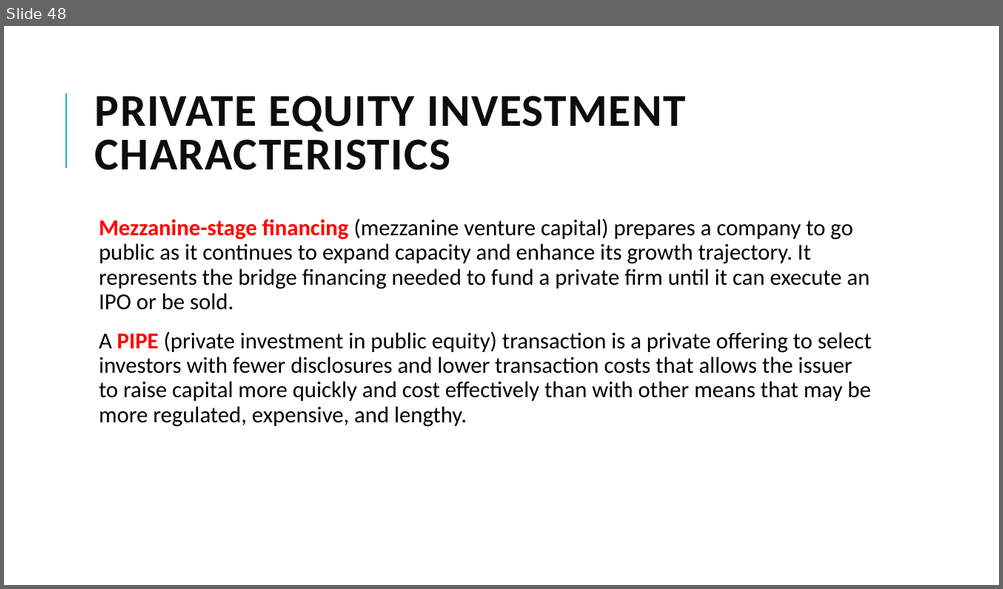
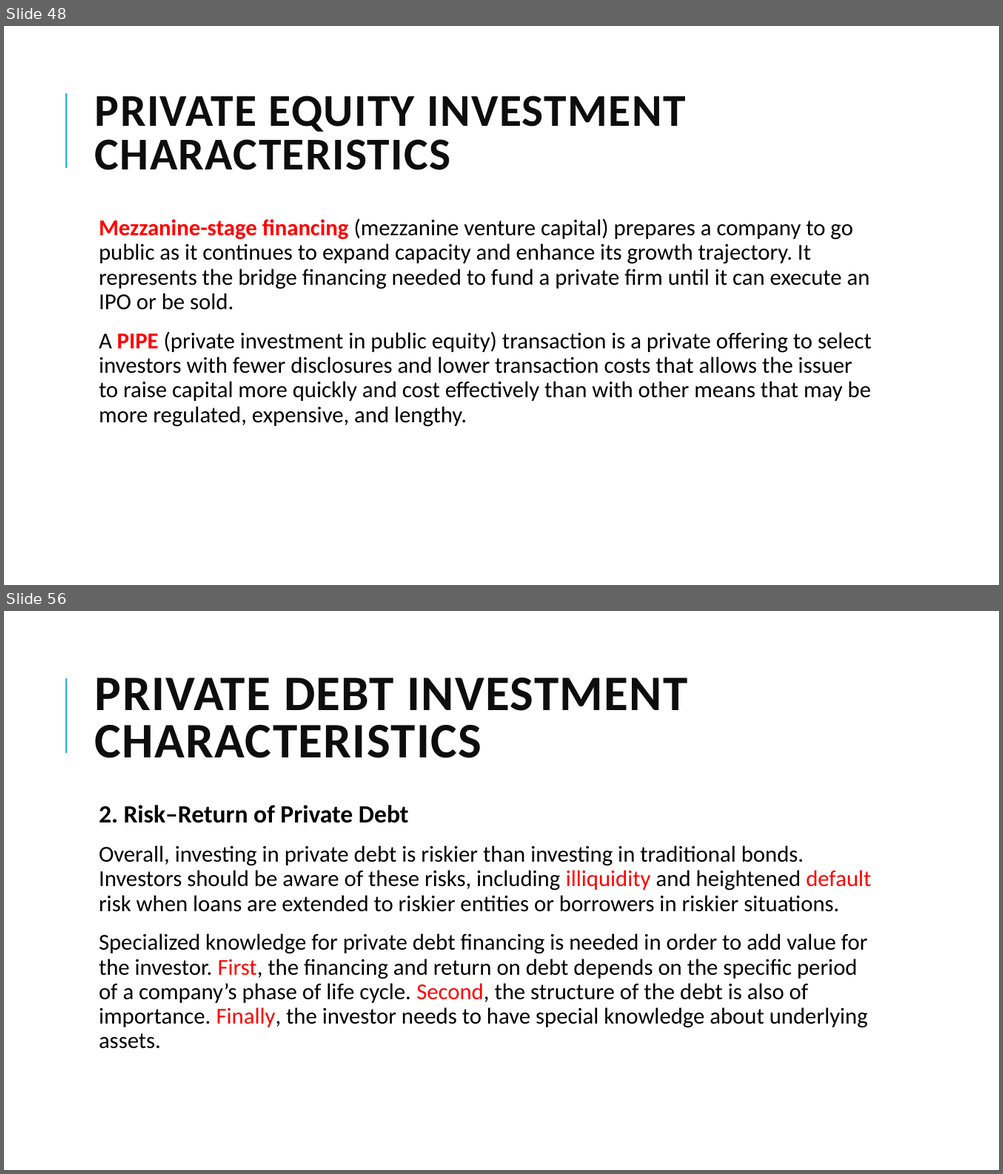
Before and after one commit to Isco0530/data, a slide deck: 2024Alternative.pptx. Shown one above the other, each under a label of ours: slide 48 before the commit, slides 48 and 56 after it; the slides between them are not shown. The pictures are 1003x589 and 1003x1174 pixels, drawn with LibreOffice and Linux fonts; fonts in the diff are those of the drawing. Boxes give left, top, right and bottom in pixels: in the first picture for what was removed or moved away, otherwise in the second. Text is boxed around its words. In the diff, an @@ line names an element or a change of style, - is before the commit and + after.

```diff
--- a/2024Alternative.pptx
+++ b/2024Alternative.pptx
@@ slide 56 added at box(4, 611, 999, 1170), background #FFFFFF; not listed: 1 template element that a slide beside it also shows @@
@@ title added at box(95, 678, 687, 758), 48 pt, text #0D0D0D, bold @@
+PRIVATE DEBT INVESTMENT
+CHARACTERISTICS
@@ text added at box(99, 805, 871, 1049), 22 pt, text #000000 @@
+  2. Risk–Return of Private Debt
+  Overall, investing in private debt is riskier than investing in traditional bonds. Investors should be aware of these risks, including illiquidity and heightened default risk when loans are extended to riskier entities or borrowers in riskier situations.
+  Specialized knowledge for private debt financing is needed in order to add value for the investor. First, the financing and return on debt depends on the specific period of a company’s phase of life cycle. Second, the structure of the debt is also of importance. Finally, the investor needs to have special knowledge about underlying assets.
```
Also in this commit, not shown: 4 slides changed, 7 other slides added.
